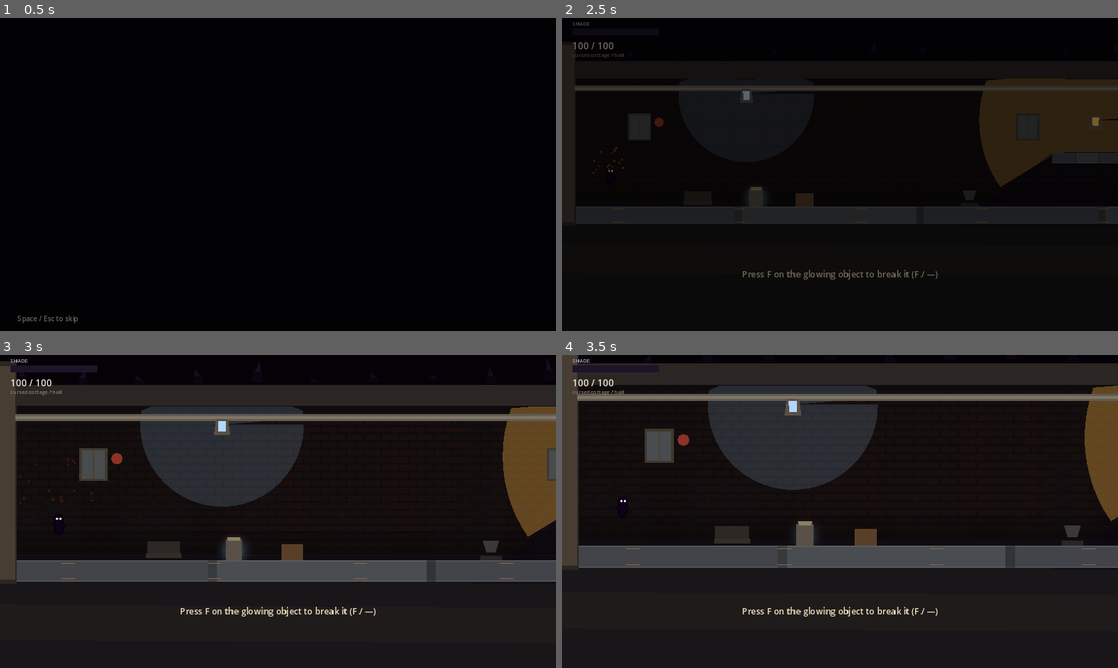
Above: before the commit, frames 1-4 (two rows, left to right).
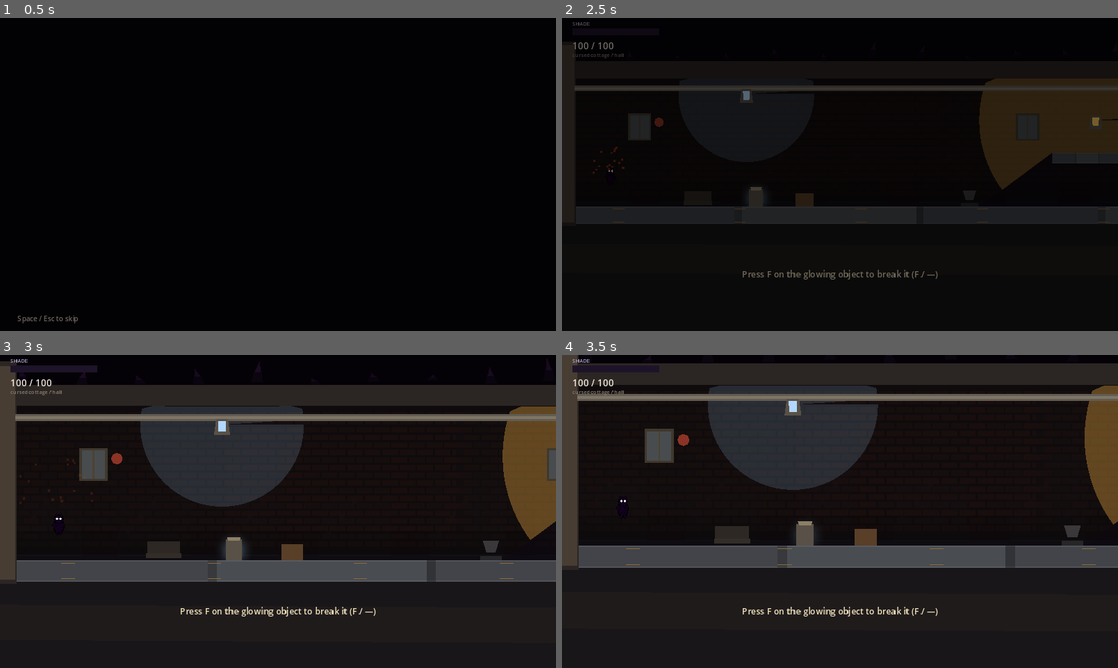
Above: after the commit, the same moments.

Repository: lukezhang2/Eclipseborn
Game: Godot game, scene res://scenes/ui/BootSplash.tscn
The game is run twice, just before and just after one commit, with the same random seed, the same clock (stepped at 60 frames per second) and the same inputs.
Inputs (mouse positions are in pixels of both pictures, inside the frame that each line leads up to):
- Up to frame 1 (0.5 s): no input
- Up to frame 2 (2.5 s): tap Enter at 0.5 s; move the mouse to (962, 158) at 0.52 s; hold D (move_right) 0.53-1.25 s; hold F (attack) 0.53-1.25 s; click (962, 158) at 0.67 s; tap Space (jump) at 0.77 s; click "Play" at 1.25 s; click "New Game" at 2 s
- Up to frame 3 (3 s): tap F (attack) at 2.75 s; drag from (166, 527) to (205, 430) at 2.77 s
- Up to frame 4 (3.5 s): no input

Frame 1 is identical in both runs. In frame 2, less than 0.1% of the frame differs, in the area x 35-100%, y 19-55%; in frame 3, 0.1%, in the area x 25-100%, y 16-60%; in frame 4, less than 0.1%.

Commit message:
v0.1.8: close random gaps in lantern light washes.
Why: uniform ray fans missed occluder corners and loose umbra wedges punched pie-slice holes in the wash.

Co-authored-by: lukezhang <lukezhang2@users.noreply.github.com>

Diff:
--- a/project.godot
+++ b/project.godot
@@ -7,7 +7,7 @@
 
 config/name="Eclipseborn"
 config/description="You aren't moving platforms. You're changing what counts as a platform."
-config/version="0.1.7"
+config/version="0.1.8"
 run/main_scene="res://scenes/ui/BootSplash.tscn"
 config/features=PackedStringArray("4.3", "Forward Plus")
 config/icon="res://icon.svg"
--- a/scripts/autoload/ShadowWorld.gd
+++ b/scripts/autoload/ShadowWorld.gd
@@ -1,11 +1,12 @@
 extends Node
-## Hard-cut lantern washes. Rays exclude each lamp's own body so the radius never collapses.
+## Hard-cut lantern washes. Corner-aware rays so silhouettes stay closed (no random pie gaps).
 
 
 signal shadows_rebuilt
 
-const RAY_COUNT := 72
-## 1 = world, 8 = crates, 128 = LightOnlyBlocker (blocks_light scenery) — never player-collidable.
+const RAY_COUNT := 96
+const CORNER_EPS := 0.0015 ## radians — rays just past each occluder vertex
+## 1 = world, 8 = crates, 128 = LightOnlyBlocker — never player-collidable.
 const OCCLUDER_MASK := 1 | 8 | 128 ## keep in sync with PieceSpecs.LIGHT_BLOCK_PHYSICS_LAYER
 
 var lights: Array = []
@@ -80,6 +81,66 @@
 		_draw_occluded_light(light, world.direct_space_state)
 
 	shadows_rebuilt.emit()
+
+
+func _collect_ray_angles(origin: Vector2, radius: float) -> Array:
+	## Uniform fan + rays aimed at nearby occluder corners (and epsilon offsets).
+	var angles: Array = []
+	for i in RAY_COUNT:
+		angles.append(TAU * float(i) / float(RAY_COUNT))
+
+	var r2 := radius * radius * 1.21
+	for occ in occluders:
+		if not is_instance_valid(occ) or not occ.has_method("get_world_polygon"):
+			continue
+		var poly: PackedVector2Array = occ.get_world_polygon()
+		if poly.size() < 3:
+			continue
+		## Skip huge floors/walls — they only need the uniform fan.
+		var aabb := Rect2(poly[0], Vector2.ZERO)
+		for p in poly:
+			aabb = aabb.expand(p)
+		if aabb.size.x > 400.0 or aabb.size.y > 400.0:
+			continue
+		for p in poly:
+			if origin.distance_squared_to(p) > r2:
+				continue
+			var a := (p - origin).angle()
+			angles.append(a)
+			angles.append(a - CORNER_EPS)
+			angles.append(a + CORNER_EPS)
+
+	angles.sort()
+	## Deduplicate near-identical angles.
+	var unique: Array = []
+	var last := -999.0
+	for a in angles:
+		var ang: float = fposmod(float(a), TAU)
+		if unique.is_empty() or absf(ang - last) > 0.0004:
+			unique.append(ang)
+			last = ang
+	if unique.size() >= 2 and absf(float(unique[0]) + TAU - float(unique[unique.size() - 1])) < 0.0004:
+		unique.pop_back()
+	return unique
+
+
+func _cast_ray(space: PhysicsDirectSpaceState2D, origin: Vector2, dir: Vector2, radius: float, exclude: Array) -> Vector2:
+	## dir must be normalized.
+	var from := origin + dir * 1.5
+	var to := origin + dir * radius
+	var q := PhysicsRayQueryParameters2D.create(from, to)
+	q.collision_mask = OCCLUDER_MASK
+	q.hit_from_inside = false
+	q.exclude = exclude
+	var hit := space.intersect_ray(q)
+	if hit.is_empty():
+		return to
+	var hit_pos: Vector2 = hit.position
+	var dist := origin.distance_to(hit_pos)
+	if dist < 2.0:
+		## Almost inside geometry — tiny stub, not a hole to the far radius.
+		return origin + dir * 2.0
+	return hit_pos - dir * 0.5
 
 
 func _draw_occluded_light(light: Node, space: PhysicsDirectSpaceState2D) -> void:
@@ -102,25 +163,13 @@
 	if light.has_method("get_exclude_rids"):
 		exclude = light.get_exclude_rids()
 
+	var angles := _collect_ray_angles(origin, radius)
 	var pts := PackedVector2Array()
 	pts.append(origin)
-	for i in RAY_COUNT:
-		var a := TAU * float(i) / float(RAY_COUNT)
-		var dir := Vector2(cos(a), sin(a))
-		# Nudge off the origin so we never start inside our own collider.
-		var from := origin + dir * 2.0
-		var to := origin + dir * radius
-		var q := PhysicsRayQueryParameters2D.create(from, to)
-		q.collision_mask = OCCLUDER_MASK
-		q.hit_from_inside = false
-		q.exclude = exclude
-		var hit := space.intersect_ray(q)
-		if hit.is_empty():
-			pts.append(to)
-		else:
-			pts.append(hit.position - dir * 0.75)
-
-	# Degenerate guard — always show at least a small disc.
+	for a in angles:
+		var dir := Vector2.from_angle(float(a))
+		pts.append(_cast_ray(space, origin, dir, radius, exclude))
+
 	if pts.size() < 4:
 		pts = PackedVector2Array([origin])
 		for i in 24:
@@ -150,6 +199,7 @@
 
 
 func _draw_umbra_wedge(light: Node, occ: Node, light_pos: Vector2, radius: float) -> void:
+	## Soft shadow behind small occluders. Ray fan already hard-cuts the wash.
 	if not occ.has_method("get_world_polygon"):
 		return
 	var poly: PackedVector2Array = occ.get_world_polygon()
@@ -158,34 +208,43 @@
 	var aabb := Rect2(poly[0], Vector2.ZERO)
 	for p in poly:
 		aabb = aabb.expand(p)
-	if aabb.size.x > 280.0 or aabb.size.y > 320.0:
+	if aabb.size.x > 220.0 or aabb.size.y > 220.0:
 		return
 	var near := false
 	for p in poly:
-		if p.distance_to(light_pos) <= radius * 1.15:
+		if p.distance_to(light_pos) <= radius * 1.05:
 			near = true
 			break
 	if not near:
 		return
 	var max_len: float = light.get_shadow_length() if light.has_method("get_shadow_length") else radius
-	max_len = mini(max_len, radius * 1.05)
+	max_len = mini(max_len, radius * 0.95)
 	var n := poly.size()
 	for i in n:
 		var a := poly[i]
 		var b := poly[(i + 1) % n]
 		var mid := (a + b) * 0.5
+		var to_mid := mid - light_pos
+		if to_mid.length_squared() < 4.0:
+			continue
 		var edge_dir := (b - a).normalized()
 		var normal := Vector2(-edge_dir.y, edge_dir.x)
-		if absf(normal.x) > absf(normal.y) and aabb.size.x > aabb.size.y:
-			continue
-		if normal.dot((mid - light_pos).normalized()) <= 0.15:
+		## Only faces pointing away from the light (back side).
+		if normal.dot(to_mid.normalized()) <= 0.35:
 			continue
 		var da := (a - light_pos).normalized() * max_len
 		var db := (b - light_pos).normalized() * max_len
+		var far_a := a + da
+		var far_b := b + db
+		## Reject wedges that fold back toward the lamp (gap artifacts).
+		if far_a.distance_to(light_pos) < mid.distance_to(light_pos):
+			continue
+		if far_b.distance_to(light_pos) < mid.distance_to(light_pos):
+			continue
 		var ink := Polygon2D.new()
-		ink.color = Color(0.04, 0.02, 0.07, 0.4)
+		ink.color = Color(0.04, 0.02, 0.07, 0.32)
 		ink.z_index = -11
-		ink.polygon = PackedVector2Array([a, b, b + db, a + da])
+		ink.polygon = PackedVector2Array([a, b, far_b, far_a])
 		_root.add_child(ink)
 		_visuals.append(ink)
 
Not shown, changed: AI planning.md
Not shown, added: index-0_1_8.pck
Not shown, changed: index.html
Not shown, changed: index.pck
